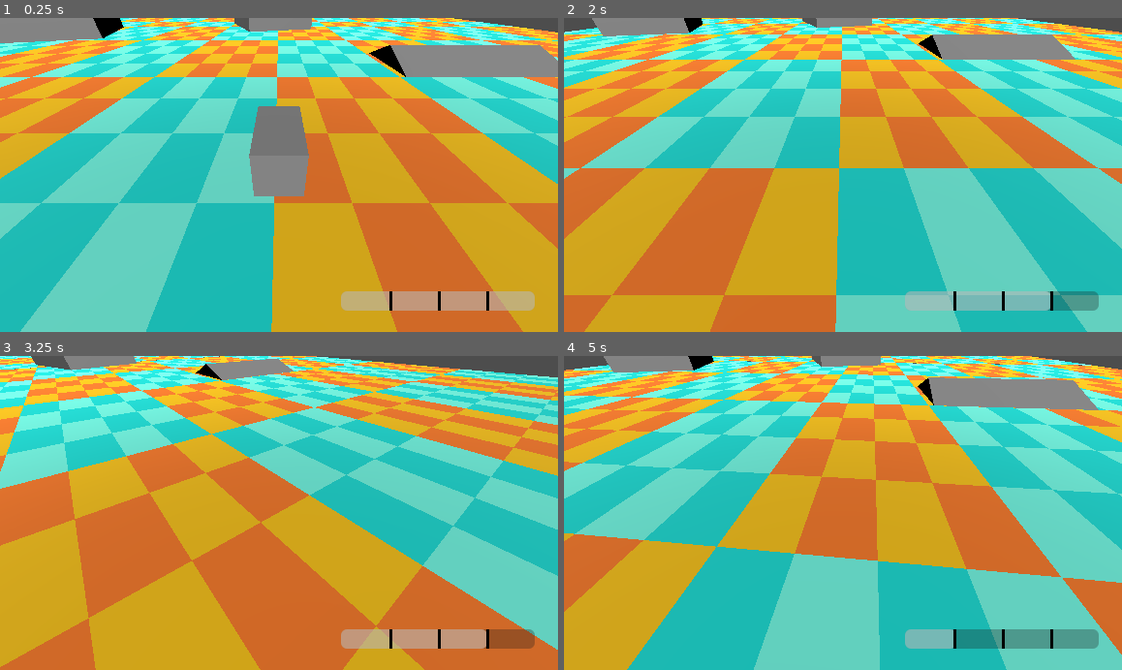
Above: before the commit, frames 1-4 (two rows, left to right).
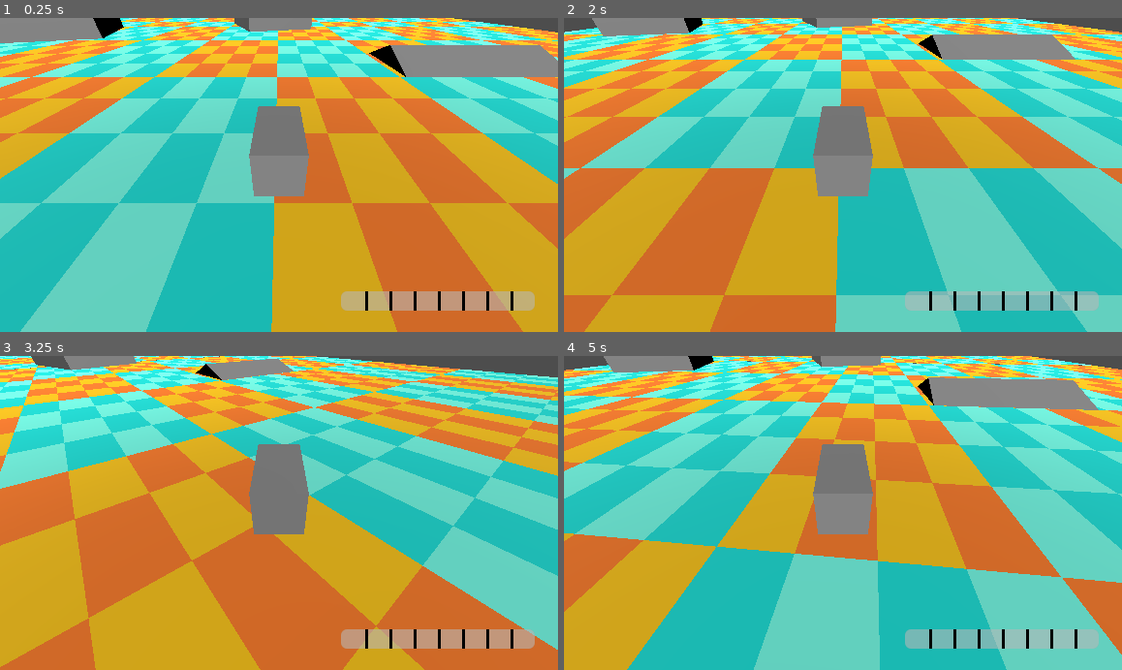
Above: after the commit, the same moments.

Repository: JesusRoberto64/microbusero
Game: Godot game, scene res://Escenas/main.tscn
The game is run twice, just before and just after one commit, with the same random seed, the same clock (stepped at 60 frames per second) and the same inputs. Before the commit the project starts from res://main.tscn.
Inputs:
- Up to frame 1 (0.25 s): no input
- Up to frame 2 (2 s): tap Enter at 0.5 s; hold Right (ui_right) 0.53-1.28 s; tap Space at 1.25 s; hold Down (ui_down) from 1.28 s (still down)
- Up to frame 3 (3.25 s): release Down (ui_down) at 2.03 s; hold Right (ui_right) 2.03-2.78 s; hold Up (ui_up) from 2.78 s (still down)
- Up to frame 4 (5 s): release Up (ui_up) at 3.53 s; hold Left (ui_left) from 3.53 s (still down)

The runs differ from the first frame. In frame 1, 0.1% of the frame differs, in the area x 65-93%, y 87-94%; in frame 2, 3.3%; in frame 3, 3.3%; in frame 4, 4.2%, in the area x 44-96%, y 28-94%.

Commit message:
nuevo acomodo de carpetas

Diff:
--- a/main.tscn
+++ b/Escenas/main.tscn
@@ -1,10 +1,10 @@
 [gd_scene format=3 uid="uid://dpj21kq58v6t0"]
 
-[ext_resource type="Script" uid="uid://5jk7q61qaqt1" path="res://vehicle_characer.gd" id="1_0xm2m"]
-[ext_resource type="Script" uid="uid://brt17kevvin0u" path="res://overlord.gd" id="1_h2yge"]
-[ext_resource type="Texture2D" uid="uid://boo6duhfgb23q" path="res://SCREEN_320x180.png" id="1_ig7tw"]
-[ext_resource type="Texture2D" uid="uid://dnlsbl7x25j1e" path="res://flecha.png" id="4_1bvp3"]
-[ext_resource type="Script" uid="uid://jssd0dfk8ovh" path="res://live_bar.gd" id="5_lquwl"]
+[ext_resource type="Script" uid="uid://brt17kevvin0u" path="res://Logica/overlord.gd" id="1_2ia52"]
+[ext_resource type="Script" uid="uid://5jk7q61qaqt1" path="res://Logica/vehicle_characer.gd" id="2_crgrh"]
+[ext_resource type="Texture2D" uid="uid://boo6duhfgb23q" path="res://Arte/SCREEN_320x180.png" id="3_s2ilj"]
+[ext_resource type="Texture2D" uid="uid://dnlsbl7x25j1e" path="res://Arte/flecha.png" id="4_ktoa8"]
+[ext_resource type="Script" uid="uid://jssd0dfk8ovh" path="res://Logica/live_bar.gd" id="5_1md0r"]
 
 [sub_resource type="BoxMesh" id="BoxMesh_ig7tw"]
 size = Vector3(1, 1, 2)
@@ -62,7 +62,7 @@
 subdivide_depth = 6
 
 [sub_resource type="StandardMaterial3D" id="StandardMaterial3D_h2yge"]
-albedo_texture = ExtResource("1_ig7tw")
+albedo_texture = ExtResource("3_s2ilj")
 uv1_scale = Vector3(0.5, 0.5, 0.5)
 uv1_world_triplanar = true
 texture_filter = 0
@@ -91,12 +91,12 @@
 sections = 2
 
 [node name="main" type="Node3D" unique_id=648834526]
-script = ExtResource("1_h2yge")
+script = ExtResource("1_2ia52")
 
 [node name="Micro_characer" type="CharacterBody3D" parent="." unique_id=1533093993]
 transform = Transform3D(1, 0, 0, 0, 1, 0, 0, 0, 1, 0.104274884, 0.74925613, -1.1351112)
 rotation_edit_mode = 2
-script = ExtResource("1_0xm2m")
+script = ExtResource("2_crgrh")
 metadata/_edit_group_ = true
 
 [node name="MeshInstance3D" type="MeshInstance3D" parent="Micro_characer" unique_id=997286732]
@@ -284,7 +284,7 @@
 [node name="Decal" type="Decal" parent="Ruta/PathFroward" unique_id=1879056256]
 transform = Transform3D(0.99921703, 0, -0.03956643, 0, 1, 0, 0.03956643, 0, 0.99921703, -0.21682906, 0.0110087395, 1.8314981)
 size = Vector3(5.0918884, 8.193237, 6.078125)
-texture_albedo = ExtResource("4_1bvp3")
+texture_albedo = ExtResource("4_ktoa8")
 distance_fade_enabled = true
 distance_fade_begin = 20.0
 distance_fade_length = 5.0
@@ -297,7 +297,7 @@
 [node name="Decal" type="Decal" parent="Ruta/PathBackward" unique_id=1379013817]
 transform = Transform3D(0.99921703, 0, -0.03956643, 0, 1, 0, 0.03956643, 0, 0.99921703, -0.21682906, 0.0110087395, 1.8314981)
 size = Vector3(5.0918884, 8.193237, 6.078125)
-texture_albedo = ExtResource("4_1bvp3")
+texture_albedo = ExtResource("4_ktoa8")
 distance_fade_enabled = true
 distance_fade_begin = 20.0
 distance_fade_length = 5.0
@@ -318,7 +318,8 @@
 grow_horizontal = 0
 grow_vertical = 0
 show_percentage = false
-script = ExtResource("5_lquwl")
+script = ExtResource("5_1md0r")
+hp_blocs = 8
 
 [node name="VSeparator" type="VSeparator" parent="CanvasLayer/LiveBar" unique_id=208214671]
 layout_mode = 1
--- a/main_2d.tscn
+++ b/Escenas/main_2d.tscn
@@ -1,6 +1,6 @@
 [gd_scene format=3 uid="uid://bolaji73cdot5"]
 
-[ext_resource type="Script" uid="uid://m56cv0v5rnoc" path="res://vehicle_2d.gd" id="1_4l5f2"]
+[ext_resource type="Script" uid="uid://m56cv0v5rnoc" path="res://Logica/vehicle_2d.gd" id="1_4l5f2"]
 [ext_resource type="Texture2D" uid="uid://cdmprxq7xn56y" path="res://icon.svg" id="2_8hhxv"]
 
 [node name="main2d" type="Node2D" unique_id=1743392486]
--- a/micro_rigid.tscn
+++ b/Escenas/micro_rigid.tscn
@@ -1,6 +1,6 @@
 [gd_scene format=3 uid="uid://ckdudorgd8hic"]
 
-[ext_resource type="Script" uid="uid://b3638a86e1ti8" path="res://vehicule_rigid.gd" id="1_n22wj"]
+[ext_resource type="Script" uid="uid://b3638a86e1ti8" path="res://Logica/vehicule_rigid.gd" id="1_n22wj"]
 
 [sub_resource type="BoxMesh" id="BoxMesh_ig7tw"]
 size = Vector3(1, 1, 2)
--- a/overlord.gd
+++ b/Logica/overlord.gd
@@ -18,7 +18,12 @@
 	microbus.hited.connect(hurt_micro)
 	recover_micro.connect(microbus.recover)
 
-func _process(delta):
+func _process(_delta):
+	#penalty_acctions(_delta)
+	#route_move_sign()
+	pass
+
+func penalty_acctions(delta):
 	if timer > 0.0:
 		timer -= delta
 		if timer < 0.0:
@@ -35,6 +40,7 @@
 			microbus.hurt()
 			timer = timer_limit
 
+func route_move_sign():
 	# Movimiento de ruta
 	var micro_offset = curve.get_closest_offset(microbus.position)
 	var vision_offset = 5.0
--- a/vehicle_characer.gd
+++ b/Logica/vehicle_characer.gd
@@ -52,7 +52,6 @@
 		is_hurt = true
 
 	position.y = max(position.y, floor_limit)
-	pass
 
 func recover():
 	anim.play("RESET")
Renamed: SCREEN_320x180.png -> Arte/SCREEN_320x180.png
Not shown, added: Arte/SCREEN_320x180.png.import
Renamed: flecha.png -> Arte/flecha.png
Not shown, changed: Arte/flecha.png.import
Binary file added: Arte/ground_asphalt.png
Not shown, changed: Arte/ground_asphalt.png.import
Renamed: live_bar.gd -> Logica/live_bar.gd
Renamed: live_bar.gd.uid -> Logica/live_bar.gd.uid
Renamed: overlord.gd.uid -> Logica/overlord.gd.uid
Renamed: vehicle_2d.gd -> Logica/vehicle_2d.gd
Renamed: vehicle_2d.gd.uid -> Logica/vehicle_2d.gd.uid
Renamed: vehicle_characer.gd.uid -> Logica/vehicle_characer.gd.uid
(and 2 more such lines)
